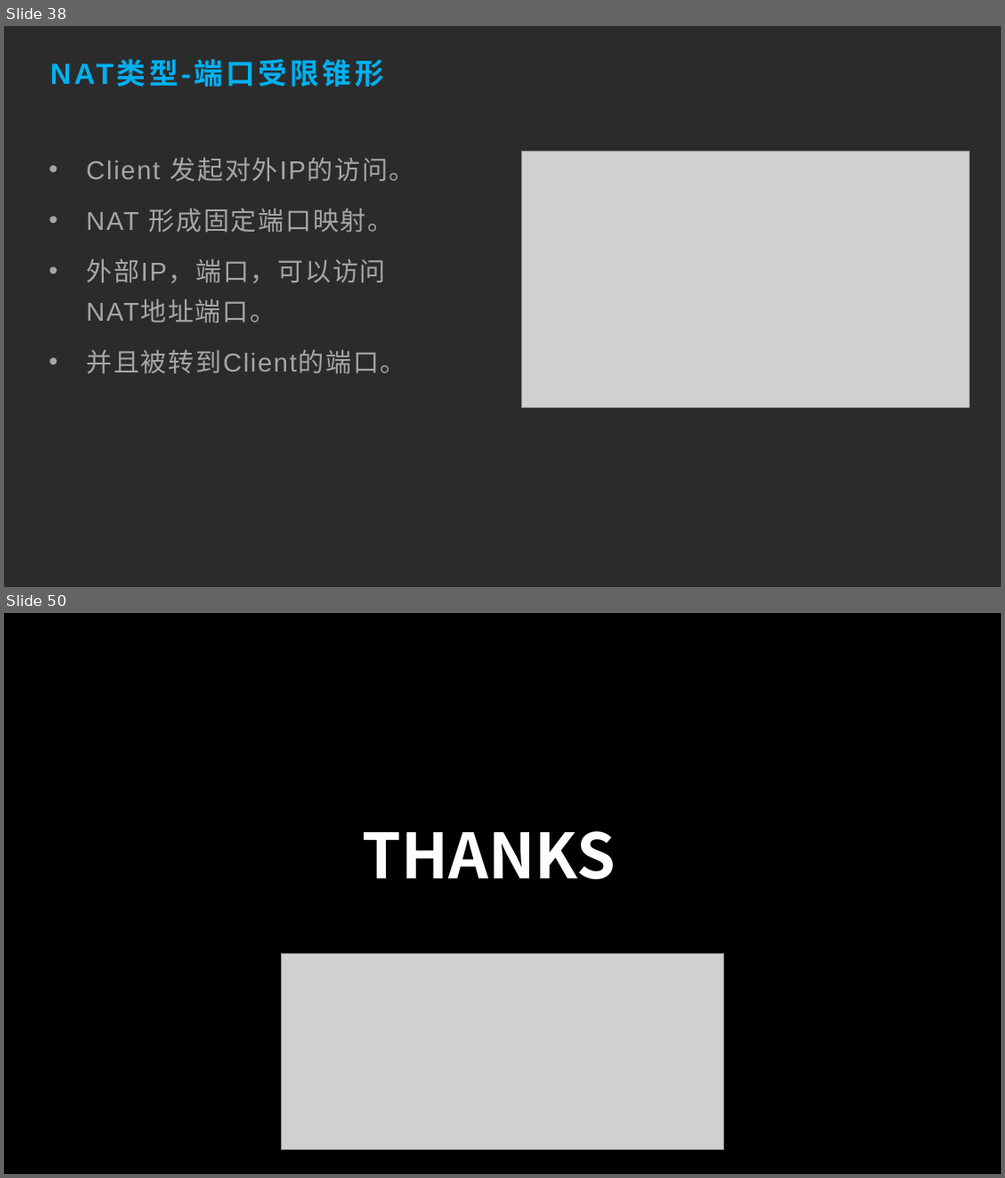
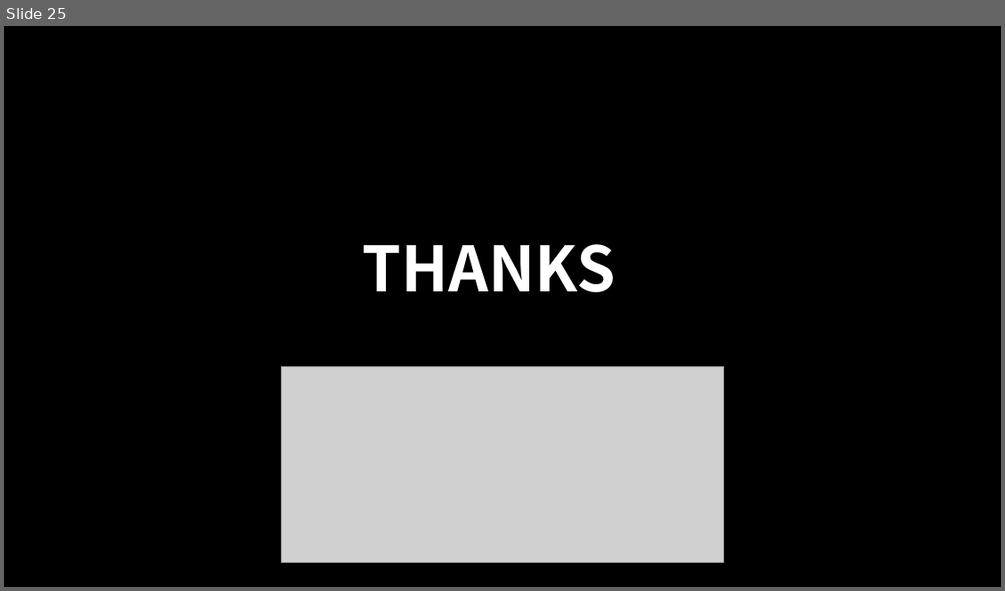
Before and after one commit to fengyuan-liang/notes, a slide deck: 树莓派与内网穿透.pptx. Shown one above the other, each under a label of ours: slides 38 and 50 before the commit, slide 25 after it; the slides between them are not shown. The pictures are 1005x1178 and 1005x591 pixels, drawn with LibreOffice and Linux fonts; fonts in the diff are those of the drawing; grey boxes stand for pictures; background and template pictures are left out; a plain dark background stands for a picture behind light text. Boxes give left, top, right and bottom in pixels: in the first picture for what was removed or moved away, otherwise in the second. Text is boxed around its words. In the diff, an @@ line names an element or a change of style, - is before the commit and + after.

```diff
--- a/树莓派与内网穿透.pptx
+++ b/树莓派与内网穿透.pptx
@@ slide 38 removed at (x1=4, y1=26, x2=1001, y2=587), background picture (left out) @@
@@ title removed at (x1=194, y1=59, x2=384, y2=87) @@
-NAT类型-端口受限锥形
@@ text removed at (x1=86, y1=157, x2=415, y2=374) @@
-• Client 发起对外IP的访问。
-• NAT 形成固定端口映射。
-• 外部IP，端口，可以访问NAT地址端口。
-• 并且被转到Client的端口。
@@ picture removed at (x1=522, y1=151, x2=971, y2=408) @@
@@ what was slide 50 is now slide 25 @@
```
Also in this commit, not shown: 3 slides changed, 3 slides added, 27 other slides removed, 1 other file.
